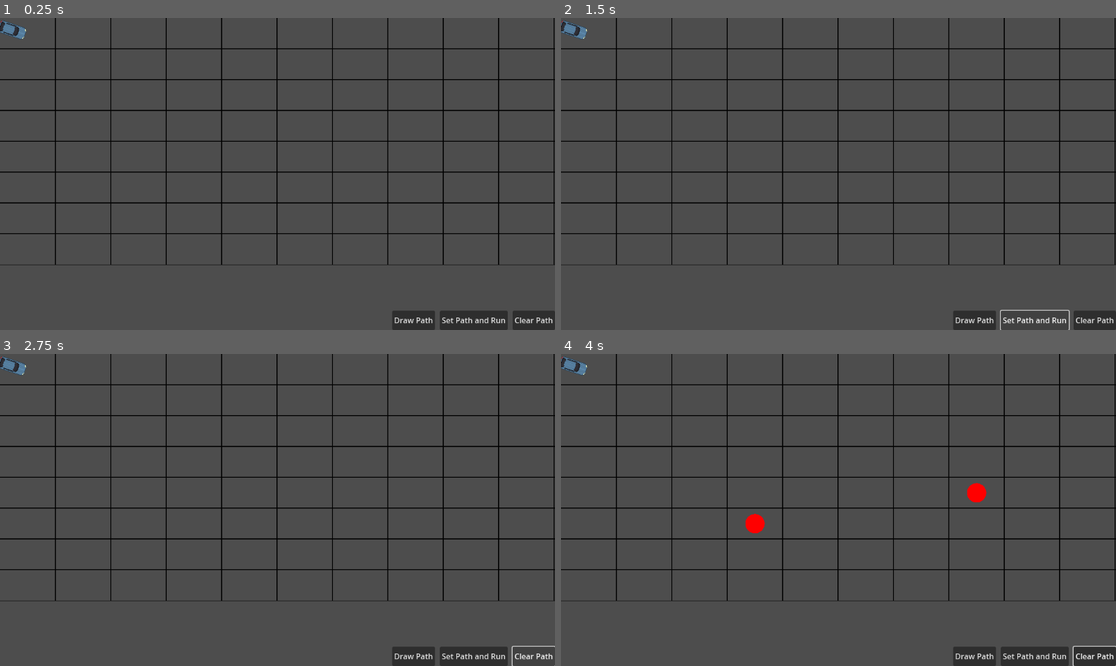
Above: before the commit, frames 1-4 (two rows, left to right).
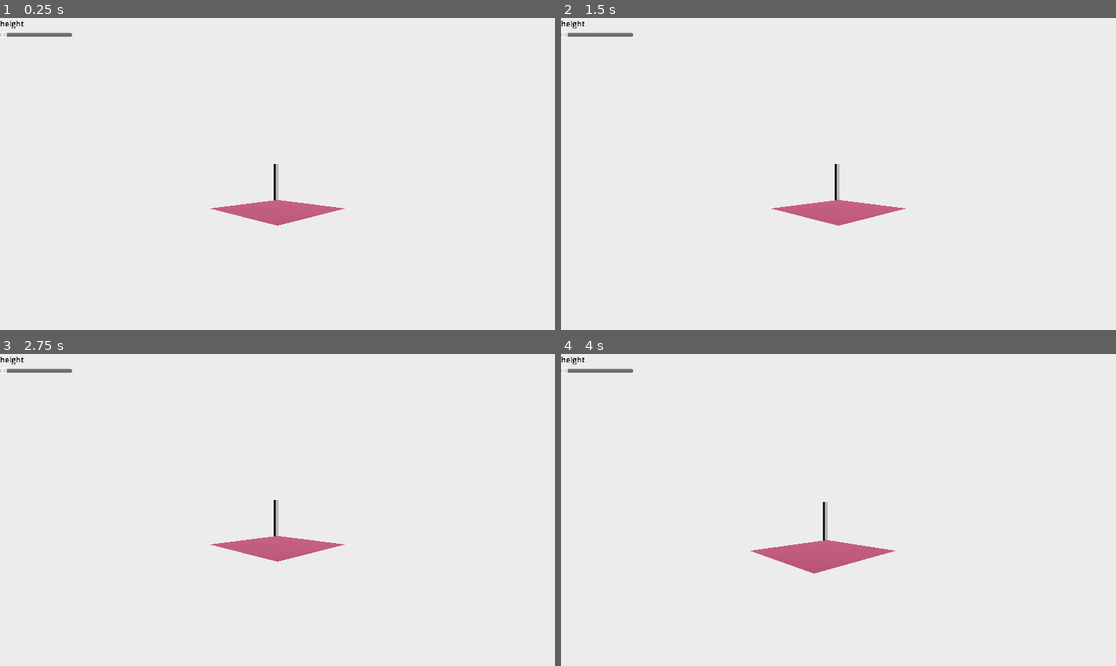
Above: after the commit, the same moments.

Repository: nirvik00/godot_tests
Game: Godot game, scene res://scenes3d/lines3d/test_3_dlines.tscn
Same seed, same stepped clock (60 frames per second), same inputs: the game is played once before the commit and once after it. Before the commit the project starts from res://Scenes2d/Main2d/main_2d.tscn.
Inputs (mouse positions are in pixels of both pictures, inside the frame that each line leads up to):
- Up to frame 1 (0.25 s): no input
- Up to frame 2 (1.5 s): click (977, 320) at 0.5 s, where only the run before the commit has a clickable "Draw Path"; click (1032, 320) at 1.25 s, where only the run before the commit has a clickable "Set Path and Run"
- Up to frame 3 (2.75 s): click (532, 656) at 2 s, where only the run before the commit has a clickable "Clear Path"
- Up to frame 4 (4 s): tap Enter at 2.75 s; move the mouse to (960, 494) at 2.77 s; hold D (right) 2.78-3.5 s; hold Q 2.78-3.5 s; click (960, 494) at 2.92 s; tap E at 3.05 s; drag from (727, 525) to (572, 366) at 3.52 s

The runs differ from the first frame. In frame 1, 100% of the frame differs, in the area x 0-100%, y 0-100%; in frame 2, 100%; in frame 3, 100%; in frame 4, 100%.
Error before the commit: Out of bounds get index '0' (on base: 'Array') (res://Scenes2d/Cars/car_1.gd:50)

Commit message:
updated lot of geometry work

Diff:
--- a/Scenes2d/DeleteScenes/test_rotation.gd
+++ /dev/null
@@ -1,22 +0,0 @@
-extends Node2D
-
-@onready var car: Sprite2D = $Car01
-
-var target= Vector2(0,0)
-
-func _ready() -> void:
-	car.look_at(target)
-
-func _draw():
-	draw_circle(target, 10, Color.RED, true);
-	car.look_at(target)
-	car.rotate(PI/2)
-
-func _process(delta: float) -> void:
-	pass
-
-
-func _input(event):
-	if event is InputEventMouseButton and event.pressed:
-		target=get_local_mouse_position()
-		queue_redraw()
--- a/Scenes2d/DeleteScenes/test_rotation.tscn
+++ b/Scenes2d/DeleteScenes/test_rotation.tscn
@@ -1,10 +1,34 @@
-[gd_scene load_steps=3 format=3 uid="uid://d24yo5yc3cq2a"]
+[gd_scene load_steps=3 format=3 uid="uid://47b33r3eqcq0"]
 
-[ext_resource type="Script" path="res://Scenes2d/DeleteScenes/test_rotation.gd" id="1_pokay"]
 [ext_resource type="Texture2D" uid="uid://bjhyl7yjby3p" path="res://Assets/car01.png" id="2_4bu8y"]
 
+[sub_resource type="GDScript" id="GDScript_uaa5l"]
+script/source = "extends Node2D
+
+@onready var car: Sprite2D = $Car01
+
+var target= Vector2(0,0)
+
+func _ready() -> void:
+	car.look_at(target)
+
+func _draw():
+	draw_circle(target, 10, Color.RED, true);
+	car.look_at(target)
+	car.rotate(PI/2)
+
+func _process(delta: float) -> void:
+	pass
+
+
+func _input(event):
+	if event is InputEventMouseButton and event.pressed:
+		target=get_local_mouse_position()
+		queue_redraw()
+"
+
 [node name="TestRotation" type="Node2D"]
-script = ExtResource("1_pokay")
+script = SubResource("GDScript_uaa5l")
 
 [node name="Car01" type="Sprite2D" parent="."]
 position = Vector2(543, 276)
--- /dev/null
+++ b/camera_3d.gd
@@ -0,0 +1,23 @@
+extends Camera3D
+
+const speed=0.01
+
+func _ready() -> void:
+	pass # Replace with function body.
+
+
+func _process(delta: float) -> void:
+	if Input.is_action_pressed("up"):
+		position.z += speed
+	elif Input.is_action_pressed("down"):
+		position.z -= speed
+	elif Input.is_action_pressed("left"):
+		position.x -= speed
+	elif Input.is_action_pressed("right"):
+		position.x += speed
+
+func _input(event):
+	if Input.is_key_pressed(KEY_Q):
+		position.y += speed
+	elif Input.is_key_pressed(KEY_E):
+		position.y -= speed
--- a/project.godot
+++ b/project.godot
@@ -10,8 +10,8 @@
 
 [application]
 
-config/name="CityBuilder"
-run/main_scene="res://Scenes2d/Main2d/main_2d.tscn"
+config/name="TestSimulations"
+run/main_scene="res://scenes3d/lines3d/test_3_dlines.tscn"
 config/features=PackedStringArray("4.3", "Mobile")
 config/icon="res://icon.svg"
 
@@ -27,6 +27,11 @@
 
 [input]
 
+rmb_clicked={
+"deadzone": 0.5,
+"events": [Object(InputEventMouseButton,"resource_local_to_scene":false,"resource_name":"","device":-1,"window_id":0,"alt_pressed":false,"shift_pressed":false,"ctrl_pressed":false,"meta_pressed":false,"button_mask":2,"position":Vector2(81, 17),"global_position":Vector2(90, 63),"factor":1.0,"button_index":2,"canceled":false,"pressed":true,"double_click":false,"script":null)
+]
+}
 lmb_clicked={
 "deadzone": 0.5,
 "events": [Object(InputEventMouseButton,"resource_local_to_scene":false,"resource_name":"","device":-1,"window_id":0,"a …(256 unchanged characters)…
--- /dev/null
+++ b/scenes3d/camera3d/camera_3d.tscn
@@ -0,0 +1,6 @@
+[gd_scene load_steps=2 format=3 uid="uid://c36r0lpflcakc"]
+
+[ext_resource type="Script" path="res://camera_3d.gd" id="1_dh2mo"]
+
+[node name="Camera3D" type="Camera3D"]
+script = ExtResource("1_dh2mo")
--- a/scenes3d/lines3d/test3dlines.gd
+++ b/scenes3d/lines3d/test3dlines.gd
@@ -1,29 +1,50 @@
-@tool
 extends Node3D
 
 @export var update= false
+@onready var height_label: Label = $CanvasLayer/VBoxContainer/height_label
+@onready var h_slider: HSlider = $CanvasLayer/VBoxContainer/HSlider
+@onready var mesh_instance_3d: MeshInstance3D = $MeshInstance3D
 
-# Called when the node enters the scene tree for the first time.
+var slider_changed= false
+
 func _ready() -> void:
-	draw()
+	var y=0.15
+	var a = Vector3(0,y,0)
+	var b = Vector3(1,y,0)
+	var c = Vector3(1,y,1)
 
+	#draw_srf()
+	#draw_lines(a, b)
+	#draw_lines(c, b)
+	#draw_lines(a, c)
 
-# Called every frame. 'delta' is the elapsed time since the previous frame.
-func _process(delta: float) -> void:
-	pass
+	mesh_instance_3d.scale.y =h_slider.value
+	mesh_instance_3d.position.y=h_slider.value/2
 
-func point(pos:Vector3):
+func point(pos:Vector3, r=0.1):
 	var mesh_instance=MeshInstance3D.new()
 	var mat = ORMMaterial3D.new()
 	mat.albedo_color=Color.RED
 
 	var sphere= SphereMesh.new()
-	sphere.radius=0.25
-	sphere.height=0.5
+	sphere.radius= r
+	sphere.height= 2*r
 	sphere.material = mat
 
 	mesh_instance.mesh = sphere
 	mesh_instance.position = pos
+	add_child(mesh_instance)
+
+func draw_lines(a, b):
+	var mesh_instance = MeshInstance3D.new()
+	var immediate_mesh = ImmediateMesh.new()
+	var mat = StandardMaterial3D.new()
+	immediate_mesh.surface_begin(Mesh.PRIMITIVE_LINES, mat)
+	immediate_mesh.surface_add_vertex(a)
+	immediate_mesh.surface_add_vertex(b)
+	immediate_mesh.surface_end()
+	mat.albedo_color=Color.BLACK
+	mesh_instance.mesh = immediate_mesh
 	add_child(mesh_instance)
 
 func draw_srf():
@@ -39,6 +60,8 @@
 	var indices = PackedInt32Array([
 		0,1,2
 	])
+	for i in vertices:
+		point(i)
 
 	var array =[]
 	array.resize(Mesh.ARRAY_MAX)
@@ -51,10 +74,15 @@
 	add_child(mesh)
 
 
-func draw():
-	point(Vector3(0,0.5,0))
-	draw_srf()
-
 func _input(event):
 	if Input.is_key_pressed(KEY_ESCAPE):
 		get_tree().quit()
+
+
+func _on_h_slider_drag_ended(value_changed: bool) -> void:
+	print("value = %s"%value_changed)
+	if value_changed:
+		slider_changed=true
+		height_label.text = "height = " + str(h_slider.value)
+		mesh_instance_3d.scale.y = h_slider.value
+		mesh_instance_3d.position.y=h_slider.value/2
--- a/scenes3d/lines3d/test_3_dlines.gd
+++ /dev/null
@@ -1,16 +0,0 @@
-extends Node3D
-
-
-
-
-func _ready() -> void:
-	pass # Replace with function body.
-
-func _draw():
-	var a= Vector3(0,0,0)
-	var b= Vector3(1,1,1)
-	# draw_rect(Rect2(cell.x, cell.y, cell_width, cell_height), Color(0,0,0,1.0), false, 1.0)
-	draw_l
-
-func _process(delta: float) -> void:
-	pass
--- a/scenes3d/lines3d/test_3_dlines.tscn
+++ b/scenes3d/lines3d/test_3_dlines.tscn
@@ -1,6 +1,7 @@
-[gd_scene load_steps=6 format=3 uid="uid://bxnkfx66tt6yk"]
+[gd_scene load_steps=11 format=3 uid="uid://bxnkfx66tt6yk"]
 
 [ext_resource type="Script" path="res://scenes3d/lines3d/test3dlines.gd" id="1_dfsrl"]
+[ext_resource type="PackedScene" uid="uid://c36r0lpflcakc" path="res://scenes3d/camera3d/camera_3d.tscn" id="2_j3y1n"]
 
 [sub_resource type="ProceduralSkyMaterial" id="ProceduralSkyMaterial_57wq8"]
 sky_horizon_color = Color(0.64625, 0.65575, 0.67075, 1)
@@ -10,12 +11,24 @@
 sky_material = SubResource("ProceduralSkyMaterial_57wq8")
 
 [sub_resource type="Environment" id="Environment_583bs"]
-background_mode = 2
+background_mode = 1
+background_color = Color(0.212305, 0.212305, 0.212305, 1)
 sky = SubResource("Sky_7xmvb")
 tonemap_mode = 2
 glow_enabled = true
 
-[sub_resource type="ArrayMesh" id="ArrayMesh_ewg4w"]
+[sub_resource type="LabelSettings" id="LabelSettings_isap5"]
+font_color = Color(0, 0, 0, 1)
+
+[sub_resource type="BoxMesh" id="BoxMesh_6iycv"]
+
+[sub_resource type="ORMMaterial3D" id="ORMMaterial3D_ulur6"]
+albedo_color = Color(1, 0.478431, 0.623529, 0.0509804)
+
+[sub_resource type="PlaneMesh" id="PlaneMesh_bmv4s"]
+
+[sub_resource type="BoxMesh" id="BoxMesh_wxfa3"]
+size = Vector3(0.1, 1, 0.1)
 
 [node name="test3dlines" type="Node3D"]
 script = ExtResource("1_dfsrl")
@@ -24,13 +37,42 @@
 environment = SubResource("Environment_583bs")
 
 [node name="DirectionalLight3D" type="DirectionalLight3D" parent="."]
-transform = Transform3D(-0.866023, -0.433016, 0.250001, 0, 0.499998, 0.866027, -0.500003, 0.749999, -0.43301, 0, 0, 0)
+transform = Transform3D(-0.749998, -0.125004, 0.64952, 0.500003, -0.749999, 0.43301, 0.433012, 0.649519, 0.625001, 0, 0, 0)
 shadow_enabled = true
 
-[node name="Camera3D" type="Camera3D" parent="."]
-transform = Transform3D(1, 0, 0, 0, 0.960255, 0.279125, 0, -0.279125, 0.960255, 0, 0.602776, 1.78901)
+[node name="Camera3D" parent="." instance=ExtResource("2_j3y1n")]
+transform = Transform3D(0.707107, 0, -0.707107, 0, 1, 0, 0.707107, 0, 0.707107, -3, 0.72, 3)
+
+[node name="CanvasLayer" type="CanvasLayer" parent="."]
+
+[node name="VBoxContainer" type="VBoxContainer" parent="CanvasLayer"]
+offset_right = 148.0
+offset_bottom = 43.0
+
+[node name="height_label" type="Label" parent="CanvasLayer/VBoxContainer"]
+layout_mode = 2
+text = "height"
+label_settings = SubResource("LabelSettings_isap5")
+
+[node name="HSlider" type="HSlider" parent="CanvasLayer/VBoxContainer"]
+custom_minimum_size = Vector2(150, 0)
+layout_mode = 2
+size_flags_vertical = 1
+max_value = 1.0
+step = 0.1
 
 [node name="MeshInstance3D" type="MeshInstance3D" parent="."]
-transform = Transform3D(1, 0, 0, 0, 1, 0, 0, 0, 1, -0.375, 0, 0)
-visible = false
-mesh = SubResource("ArrayMesh_ewg4w")
+transform = Transform3D(1, 0, 0, 0, 1, 0, 0, 0, 1, 0, 0.5, 0)
+mesh = SubResource("BoxMesh_6iycv")
+skeleton = NodePath("../CanvasLayer/VBoxContainer/HSlider")
+
+[node name="MeshInstance3D2" type="MeshInstance3D" parent="."]
+material_override = SubResource("ORMMaterial3D_ulur6")
+mesh = SubResource("PlaneMesh_bmv4s")
+
+[node name="MeshInstance3D3" type="MeshInstance3D" parent="."]
+transform = Transform3D(1, 0, 0, 0, 1, 0, 0, 0, 1, 0.944, 0.5, -1)
+mesh = SubResource("BoxMesh_wxfa3")
+
+[connection signal="drag_ended" from="CanvasLayer/VBoxContainer/HSlider" to="." method="_on_h_slider_drag_ended"]
+[connection signal="value_changed" from="CanvasLayer/VBoxContainer/HSlider" to="." method="_on_h_slider_value_changed"]
